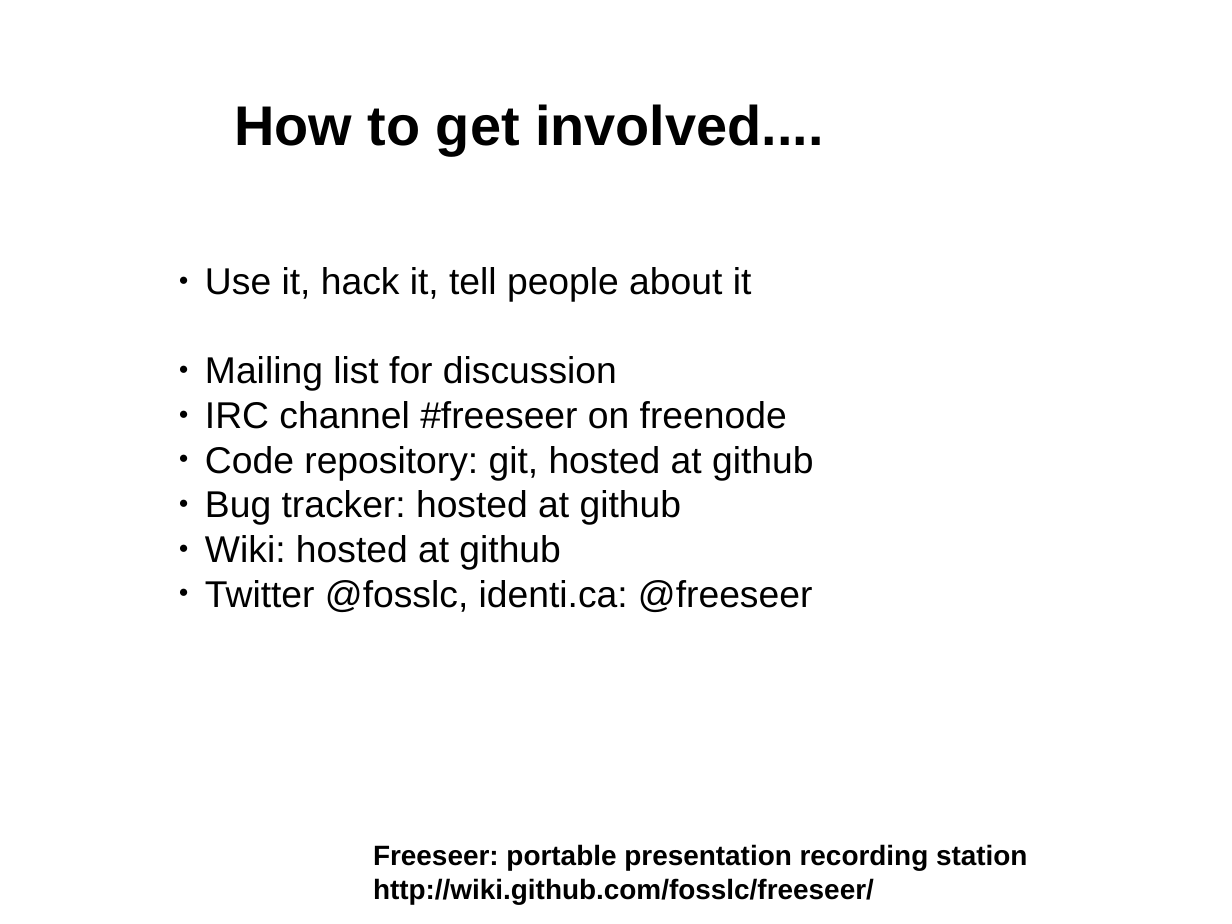
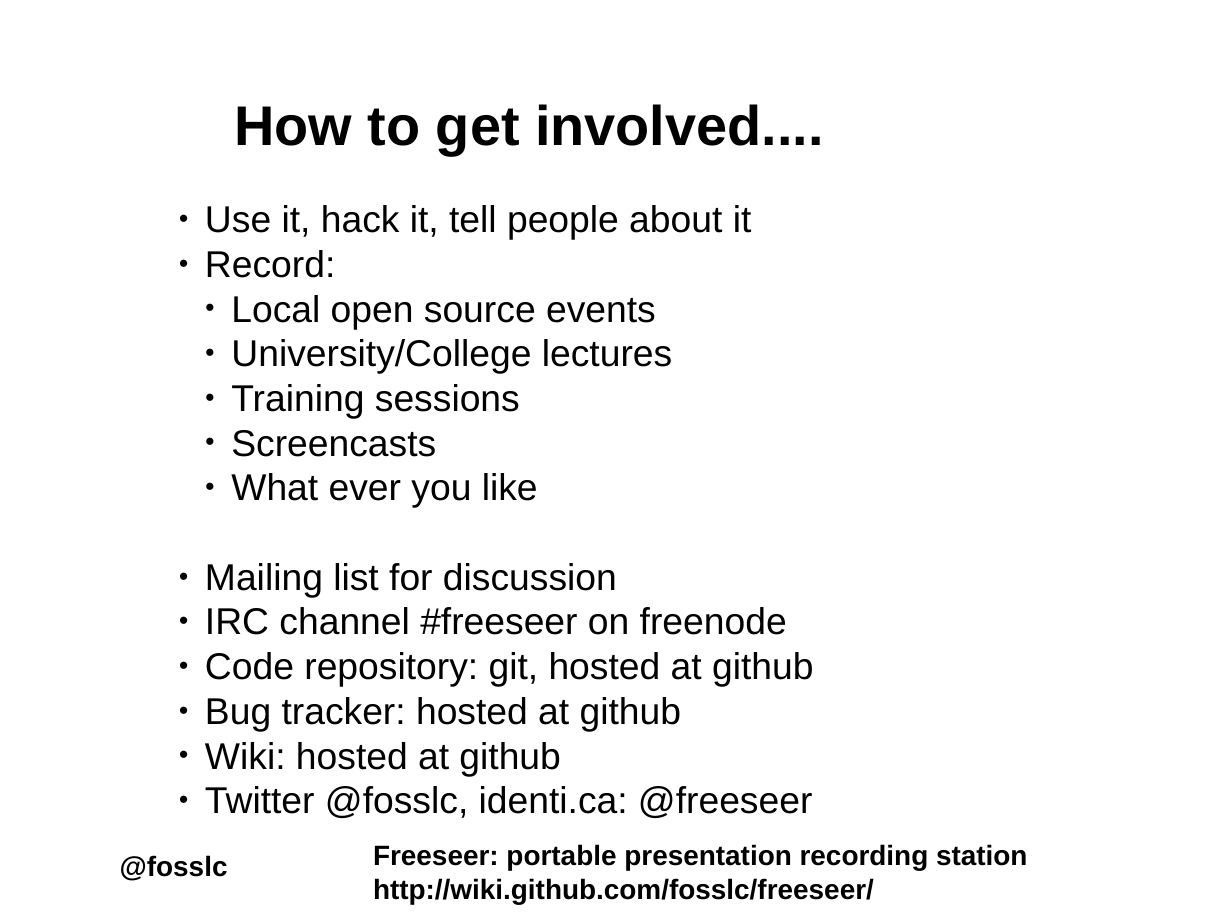
Before and after one commit to Freeseer/freeseer, a slide deck: slide 12 of docs/presentations/intro/freeseer_intro.odp (slide 9 before the commit). Drawn at 1232x924 pixels with LibreOffice and Linux fonts; fonts in the diff are those of the drawing; background and template pictures are left out. Boxes give left, top, right and bottom in pixels: in the first picture for what was removed or moved away, otherwise in the second. Text is boxed around its words. In the diff, an @@ line names an element or a change of style, - is before the commit and + after.

```diff
--- a/docs/presentations/intro/freeseer_intro.odp
+++ b/docs/presentations/intro/freeseer_intro.odp
@@ text "Use it, hack it, tell ...": place and size @@
-text "Use it, hack it, tell ..." at <box>205,267,813,612</box>
+text "Use it, hack it, tell ..." at <box>205,205,813,776</box>
@@ text at <box>205,250,672,508</box>: paragraphs added @@
+● Record:
+  ● Local open source events
+  ● University/College lectures
+  ● Training sessions
+  ● Screencasts
+  ● What ever you like
@@ text added at <box>120,855,228,881</box>, 18 pt, text #000000, bold @@
+@fosslc
```
Also in this commit, not shown: 8 other slides changed, 4 slides added, 1 slide removed, 1 other file.
